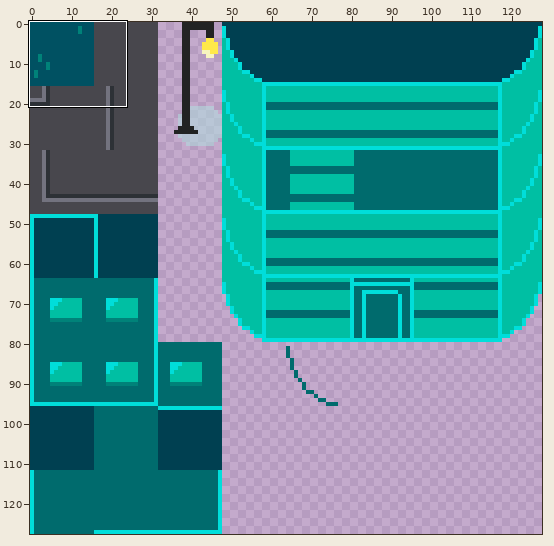
A sprite sheet gets an edit: Resources/future_tiles.png. The picture above shows the old version from afar; the outline marks the close-up.
Close-up. First the earlier version:
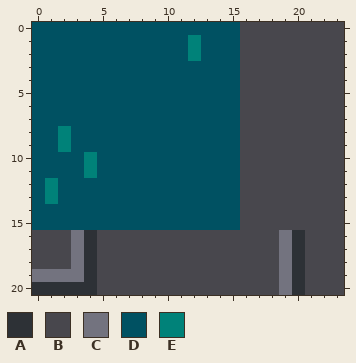
The file is 128x128 pixels. Shown: x 0..23, y 0..20. The commit also changed other parts of the picture, which this record leaves out.
Palette (. is transparent): A #2d3136  B #48474d  C #73737f  D #005162  E #008279
Pixels before, first column x 0:
 0 DDDDDDDDDDDDDDDDBBBBBBBB
 1 DDDDDDDDDDDDEDDDBBBBBBBB
 2 DDDDDDDDDDDDEDDDBBBBBBBB
 3 DDDDDDDDDDDDDDDDBBBBBBBB
 4 DDDDDDDDDDDDDDDDBBBBBBBB
 5 DDDDDDDDDDDDDDDDBBBBBBBB
 6 DDDDDDDDDDDDDDDDBBBBBBBB
 7 DDDDDDDDDDDDDDDDBBBBBBBB
 8 DDEDDDDDDDDDDDDDBBBBBBBB
 9 DDEDDDDDDDDDDDDDBBBBBBBB
10 DDDDEDDDDDDDDDDDBBBBBBBB
11 DDDDEDDDDDDDDDDDBBBBBBBB
12 DEDDDDDDDDDDDDDDBBBBBBBB
13 DEDDDDDDDDDDDDDDBBBBBBBB
14 DDDDDDDDDDDDDDDDBBBBBBBB
15 DDDDDDDDDDDDDDDDBBBBBBBB
16 BBBCABBBBBBBBBBBBBBCABBB
17 BBBCABBBBBBBBBBBBBBCABBB
18 BBBCABBBBBBBBBBBBBBCABBB
19 CCCCABBBBBBBBBBBBBBCABBB
20 AAAAABBBBBBBBBBBBBBCABBB
Once edited:
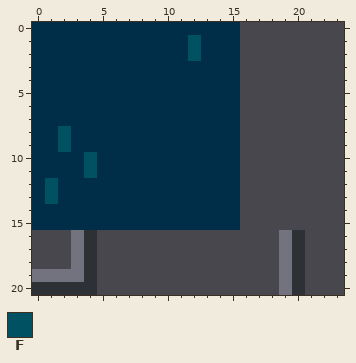
Colours new in this view: F #005162
The edit:
colour D: #005162 -> #002e49
y 1..2: x 12 E -> F
y 8..9: x 2 E -> F
y 10..11: x 4 E -> F
y 12..13: x 1 E -> F
Where, in picture pixels (left, top, right, bottom), the same in both close-ups:
changed: (32, 22, 240, 230)
